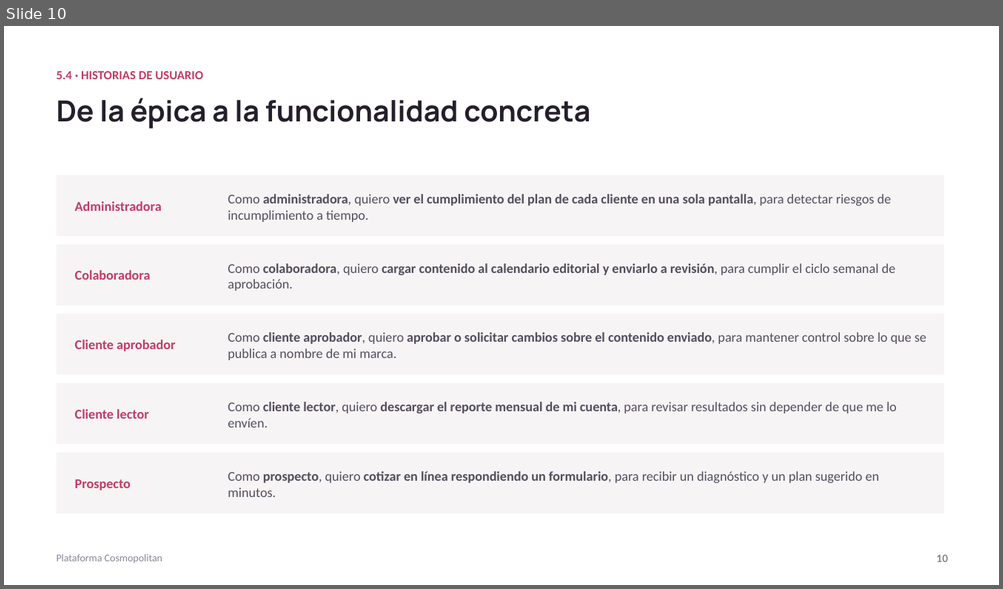
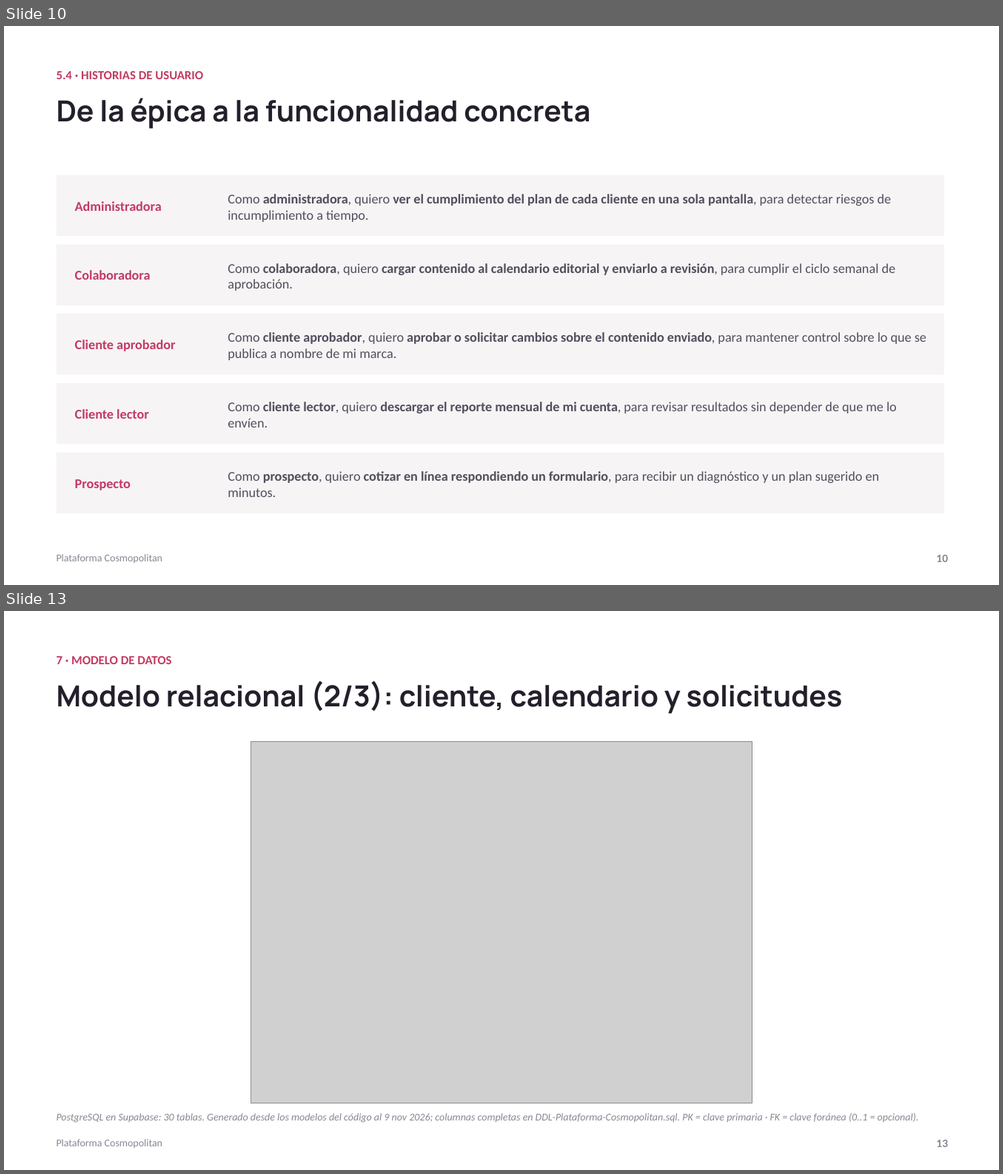
Before and after one commit to ChristianCuadra/capstone, a slide deck: Fase 2/Evidencias Proyecto/Presentación Proyecto.pptx. Shown one above the other, each under a label of ours: slide 10 before the commit, slides 10 and 13 after it; the slides between them are not shown. The pictures are 1003x589 and 1003x1174 pixels, drawn with LibreOffice and Linux fonts; fonts in the diff are those of the drawing; grey boxes stand for pictures. Boxes give left, top, right and bottom in pixels: in the first picture for what was removed or moved away, otherwise in the second. Text is boxed around its words. In the diff, an @@ line names an element or a change of style, - is before the commit and + after.

Commit message:
Presentación: arquitectura por capas y modelo relacional completo (30 tablas)

```diff
--- a/Fase 2/Evidencias Proyecto/Presentación Proyecto.pptx
+++ b/Fase 2/Evidencias Proyecto/Presentación Proyecto.pptx
@@ slide 13 added at (4,611,999,1170), background #FFFFFF @@
@@ text added at (57,656,171,664), 12 pt, text #C23B63, bold @@
+7 · MODELO DE DATOS
@@ text added at (57,681,842,714), 28 pt, text #241F2B, bold @@
+Modelo relacional (2/3): cliente, calendario y solicitudes
@@ picture added at (251,741,752,1103) @@
@@ text added at (57,1113,919,1123), 10 pt, text #8B8694, italic @@
+PostgreSQL en Supabase: 30 tablas. Generado desde los modelos del código al 9 nov 2026; columnas completas en DDL-Plataforma-Cosmopolitan.sql. PK = clave primaria · FK = clave foránea (0..1 = opcional).
@@ text added at (57,1139,162,1148), 10 pt, text #8B8694 @@
+Plataforma Cosmopolitan
@@ text added at (936,1140,948,1147), 11 pt, text #8B8694, bold @@
+13
```
Also in this commit, not shown: 15 slides changed, 2 other slides added, 1 slide removed.
